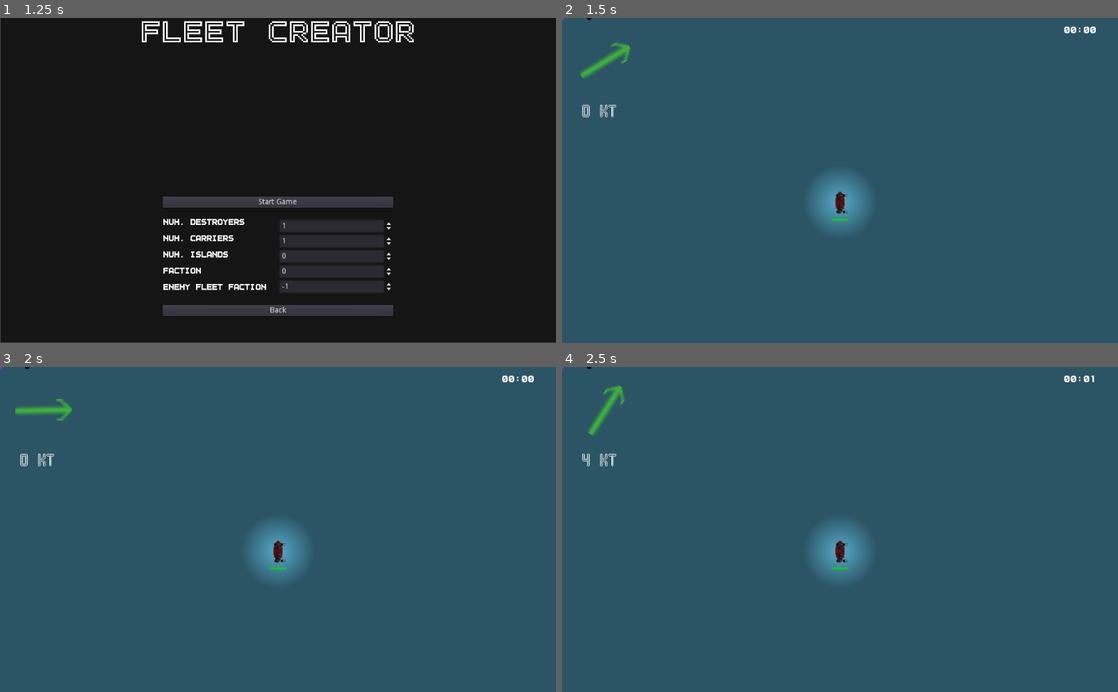
Above: before the commit, frames 1-4 (two rows, left to right).
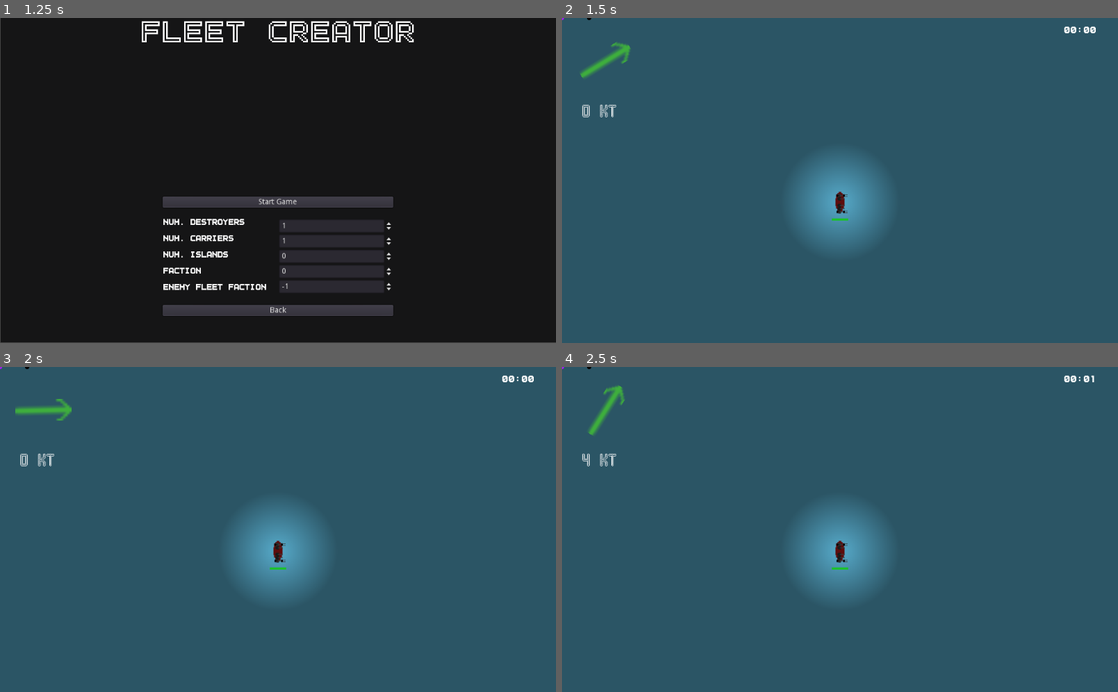
Above: after the commit, the same moments.

Repository: peter-shaw-benson/naval-game
Game: Godot game, scene res://gui/MainMenu.tscn
Same seed, same stepped clock (60 frames per second), same inputs: the game is played once before the commit and once after it.
Inputs (mouse positions are in pixels of both pictures, inside the frame that each line leads up to):
- Up to frame 1 (1.25 s): click "Start Game" at 0.5 s
- Up to frame 2 (1.5 s): click "Start Game" at 1.25 s
- Up to frame 3 (2 s): no input
- Up to frame 4 (2.5 s): tap Enter at 2 s; drag from (617, 461) to (840, 552) at 2.02 s

Frame 1 is identical in both runs. In frame 2, 2.6% of the frame differs, in the area x 41-59%, y 42-71%; in frame 3, 2.6%; in frame 4, 2.6%.

Commit message:
fixed detection

Diff:
--- a/Entities/EntityJSON.gd
+++ b/Entities/EntityJSON.gd
@@ -57,6 +57,8 @@
 	#print("reading entity data from file")
 	entity_data = read_json_file(entity_data_path)[entity_type][entity_name]
 
+	#print(entity_data)
+
 	self.max_speed = entity_data["speed"]
 
 	self.max_turn_weight = entity_data["turn_weight"]
@@ -91,6 +93,8 @@
 	return self.entity_data["turn_weight"]
 
 func get_visibility():
+	#print(entity_data["visibility"])
+
 	return self.entity_data["visibility"]
 
 func get_hiding():
--- a/Game Map/Map 2.gd
+++ b/Game Map/Map 2.gd
@@ -83,6 +83,10 @@
 
 	get_node("CanvasLayer/LineDrawer").add_camera(get_node("ZoomCamera"))
 
+	get_node("ZoomCamera").zoom.x = 1
+	get_node("ZoomCamera").zoom.y = 1
+	get_node("ZoomCamera").offset = Vector2.ZERO
+
 func hide_enemies():
 	print("hiding enemies")
 
@@ -141,9 +145,6 @@
 func place_ship(ship_data):
 	var ship = ship_scene.instance()
 
-	ship.init(ship_data.ship, get_viewport().get_mouse_position(),
-	ship_data.faction, ship_data.unit_type)
-
 	ship_list.append(ship)
 
 	add_child(ship)
@@ -157,6 +158,9 @@
 
 	# Find mouse position, set ship position based on it
 	ship.start_placing()
+
+	ship.init(ship_data.ship, get_viewport().get_mouse_position(),
+	ship_data.faction, ship_data.unit_type)
 
 func place_airbase(airbase_data):
 	var airbase = airbase_scene.instance()
@@ -176,9 +180,6 @@
 func place_carrier(carrier_data):
 	var carrier = carrier_scene.instance()
 
-	carrier.init(carrier_data["ship"], get_viewport().get_mouse_position(),
-	carrier_data.faction, carrier_data.type)
-
 	ship_list.append(carrier)
 
 	add_child(carrier)
@@ -200,6 +201,9 @@
 	# Find mouse position, set squadron position based on it
 	#print("about to start placing carrier")
 	carrier.start_placing()
+
+	carrier.init(carrier_data["ship"], get_viewport().get_mouse_position(),
+	carrier_data.faction, carrier_data.type)
 
 func place_next_unit(place_list):
 	#print(place_list)
@@ -238,7 +242,7 @@
 
 		hide_enemies()
 
-		enable_combat()
+		#enable_combat()
 
 func raise_controls():
 	get_node("CanvasLayer/PauseMenu").raise()
@@ -394,13 +398,13 @@
 			unit.calc_new_wind_vector(get_node("CanvasLayer/Weather").get_wind_velocity_cartesian())
 
 
-	if get_node("CanvasLayer/Weather").get_fog_gen_flag():
-		var new_fog = fog_scene.instance()
-		get_node("CanvasLayer/Weather").register_fog(new_fog)
-		add_child(new_fog)
-
-		# when fog added, push GUI to front
-		raise_controls()
+#	if get_node("CanvasLayer/Weather").get_fog_gen_flag():
+#		var new_fog = fog_scene.instance()
+#		get_node("CanvasLayer/Weather").register_fog(new_fog)
+#		add_child(new_fog)
+#
+#		# when fog added, push GUI to front
+#		raise_controls()
 
 	get_node("CanvasLayer/Weather").update_fog()
 	get_node("CanvasLayer/WindBox").update_weather_display(get_node("CanvasLayer/Weather").get_wind_dir_angle(), get_node("CanvasLayer/Weather").get_wind_speed_kt())
--- a/Game Map/SelectionBox.gd
+++ b/Game Map/SelectionBox.gd
@@ -143,11 +143,11 @@
 			# this is what actually finds what's selected
 			selected = space.intersect_shape(query)
 
-			print("select extents:", select_rect.extents)
-			print(drag_end, drag_start)
-			print("drag end - start (unzoomed)", drag_end - drag_start)
-			print("drag offset - drag start (zoomed)", get_zoomed_offset(drag_end) - get_zoomed_offset(drag_start))
-			print("transform:", query.transform)
+			#print("select extents:", select_rect.extents)
+			#print(drag_end, drag_start)
+			#print("drag end - start (unzoomed)", drag_end - drag_start)
+			#print("drag offset - drag start (zoomed)", get_zoomed_offset(drag_end) - get_zoomed_offset(drag_start))
+			#print("transform:", query.transform)
 			#print(selected)
 
 			# selected is an array of dicts
--- a/GameState.gd
+++ b/GameState.gd
@@ -47,7 +47,7 @@
 var faction_budgets = {"0": 200, "1": 200, "2": 200}
 var strike_multiplier = 8
 
-var light_detector_scale = 0.005
+var light_detector_scale = 0.008
 
 
 func _ready():
--- a/Miscellaneous/Detection Area.gd
+++ b/Miscellaneous/Detection Area.gd
@@ -7,9 +7,11 @@
 	pass
 
 func init(visibility, faction):
-	get_node("CollisionShape2D").shape.radius = visibility
+	get_node("DetectionBox").shape.radius = visibility
 
-	get_node("CollisionShape2D").disabled = true
+	#print(visibility, get_node("CollisionShape2D").shape.radius)
+
+	get_node("DetectionBox").disabled = true
 
 	self.faction = faction
 
@@ -19,21 +21,24 @@
 	var light_scale = visibility * GameState.light_detector_scale
 
 	get_node("DetectionLight").scale = Vector2(light_scale, light_scale)
-
-	#print(get_node("CollisionShape2D").shape.radius)
+#
+#	print("initializing detector")
+#	print(get_node("DetectionBox").shape.radius)
+#	print(get_node("DetectionLight").scale)
 
 func enable_spotting():
-	get_node("CollisionShape2D").disabled = false
+	get_node("DetectionBox").disabled = false
 
 func to_string():
 	var s = ""
 
 	s += str(global_position) + "\n"
-	s += str(get_node("CollisionShape2D").shape.radius)
+	s += str(get_node("DetectionBox").shape.radius)
 
+func get_radius():
+	return get_node("DetectionBox").shape.radius
 
 func _on_DetectionArea_body_entered(body):
-	# test if it's from another faction – if so, show it
 
 	var fact_string = "faction_" + str(self.faction)
 	var visible_string = "visible_to_" + str(self.faction)
--- a/Miscellaneous/Detection Area.tscn
+++ b/Miscellaneous/Detection Area.tscn
@@ -4,6 +4,7 @@
 [ext_resource path="res://art/neutral_light.webp" type="Texture" id=2]
 
 [sub_resource type="CircleShape2D" id=1]
+resource_local_to_scene = true
 radius = 72.1165
 
 [node name="DetectionArea" type="Area2D"]
@@ -11,7 +12,7 @@
 collision_mask = 2147483652
 script = ExtResource( 1 )
 
-[node name="CollisionShape2D" type="CollisionShape2D" parent="."]
+[node name="DetectionBox" type="CollisionShape2D" parent="."]
 position = Vector2( -0.707092, 0 )
 shape = SubResource( 1 )
 
--- a/Ships2/CombatUnit.gd
+++ b/Ships2/CombatUnit.gd
@@ -68,6 +68,10 @@
 var hiding: float
 var detector: DetectionArea
 var wind_resist: float
+var spotting_enabled
+
+var fact_string
+var visible_string
 
 # Combat Vars
 var faction = 0
@@ -132,7 +136,14 @@
 	detector = detector_scene.instance()
 	detector.init(visibility_scaled, self.faction)
 
+
 	add_child(detector)
+
+	fact_string = "faction_" + str(self.faction)
+	add_to_group(fact_string)
+	visible_string = "visible_to_" + str(self.faction)
+	add_to_group(visible_string)
+
 
 	self.current_speed = getSpeed()
 	self.velocity_vector = Vector2(0, 0)
@@ -147,17 +158,6 @@
 
 	# global setups
 	add_to_group("ship")
-
-	# add self to proper group (faction)
-	if self.faction == 0:
-		add_to_group("faction_0")
-	elif self.faction == 1:
-		add_to_group("faction_1")
-	elif self.faction == 2:
-		add_to_group("faction_2")
-
-	self.faction_visibility_group += str(faction)
-	add_to_group(faction_visibility_group)
 
 	if self.faction != GameState.get_playerFaction():
 		add_to_group("enemy")
@@ -169,7 +169,7 @@
 	# Combat Variables:
 	get_node("ShotTimer").wait_time = GameState.get_combatPace()
 
-	self.scale = Vector2(1.2, 1.2)
+	#self.scale = Vector2(1.2, 1.2)
 
 	screen_size = get_viewport_rect().size
 
@@ -189,17 +189,17 @@
 		add_child(turret)
 
 		turrets.append(turret)
-
-	setup_specific_unit()
-
-func _ready():
-	# this has to be called here, cause we need a root scene
 
 	# Healthbar
 	healthbar = Healthbar.instance()
 	get_tree().root.add_child(healthbar)
 	healthbar.value = self.get_health()
 	healthbar.max_value = self.get_health()
+
+	setup_specific_unit()
+
+func _ready():
+	# this has to be called here, cause we need a root scene
 
 	if self.faction != GameState.get_playerFaction():
 		healthbar.visible = false
@@ -306,6 +306,9 @@
 
 	current_target = self.global_position
 	print("stopped placing ship")
+#
+#	print("visibility: ", visibility, "\t", visibility_scaled)
+#	print(detector.get_radius())
 
 
 ## MOVEMENT
@@ -411,6 +414,8 @@
 
 func enable_spotting():
 	detector.enable_spotting()
+
+	self.spotting_enabled = true
 
 func get_health():
 	return self.unitData.get_health()
@@ -480,8 +485,12 @@
 func scan_detection_radius():
 
 	for body in detector.get_overlapping_bodies():
-		if body != self:
+		if body != self and not body.is_in_group(fact_string) and \
+		not body.is_in_group(visible_string):
+			print("found body via scan", self.fact_string)
+
 			body.call("detect")
+			body.add_to_group(visible_string)
 
 func set_firing_target(firing_target):
 
@@ -491,7 +500,7 @@
 # update this later, once turrets are added
 func _on_ShotTimer_timeout():
 	if is_instance_valid(combat_entity) and in_combat:
-		self.shoot_ship_turrets(combat_ticks)
+		#self.shoot_ship_turrets(combat_ticks)
 
 		self.combat_ticks += 1
 
@@ -618,6 +627,7 @@
 
 		show_ghost_sprite()
 
+
 func deselect():
 	selected = false
 
--- a/Ships2/Plane Launchers/Carrier.gd
+++ b/Ships2/Plane Launchers/Carrier.gd
@@ -48,7 +48,7 @@
 func setup_specific_unit():
 
 	add_to_group("carrier")
-	self.scale = Vector2(1.2, 1.2)
+	#self.scale = Vector2(1.2, 1.2)
 	#print(self.unitData)
 	#print(self.unitData.get_planes())
 	self.plane_numbers = self.unitData.get_planes()
--- a/Ships2/Planes/PlaneBoid.gd
+++ b/Ships2/Planes/PlaneBoid.gd
@@ -222,6 +222,15 @@
 	# this looks in the same direction as its movement
 	global_rotation = _velocity.angle() + PI/2
 
+func _process(delta):
+
+	scan_detection_radius()
+
+func scan_detection_radius():
+
+	for body in detector.get_overlapping_bodies():
+		if body != self:
+			body.call("detect")
 
 func get_flock_status(flock: Array):
 	var center_vector: = Vector2()
--- a/Ships2/ShipScene.gd
+++ b/Ships2/ShipScene.gd
@@ -106,7 +106,8 @@
 	draw_ghost_sprite()
 
 	## find overlapping bodies to spot
-	scan_detection_radius()
+	if self.spotting_enabled:
+		scan_detection_radius()
 
 	align_turrets()
 
--- a/Ships2/Turrets/Turret.gd
+++ b/Ships2/Turrets/Turret.gd
@@ -99,7 +99,7 @@
 
 		bullet.transform = $Barrel.global_transform
 
-	print("shooting")
+	#print("shooting")
 
 	get_node("AnimatedSprite").animation = "shoot"
 	get_node("AnimatedSprite").play()
